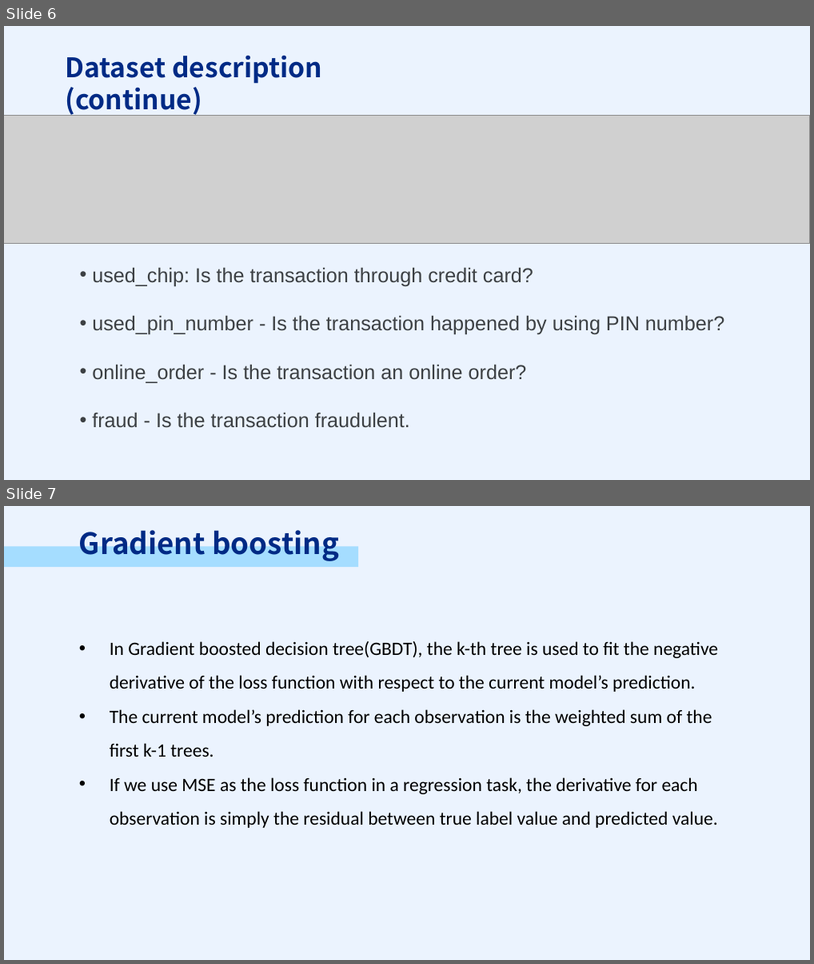
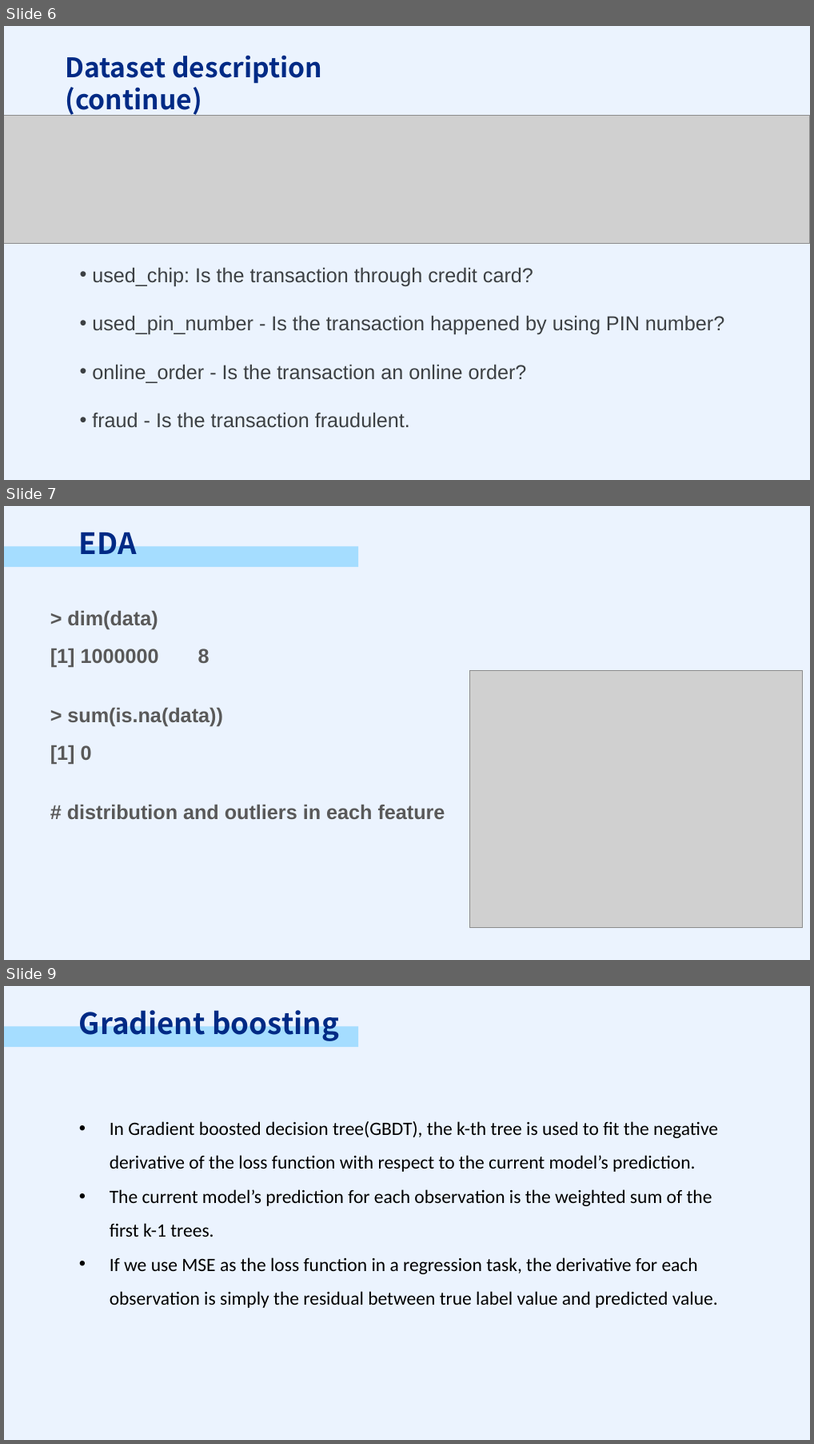
Before and after one commit to PSTAT197-F23/PSTAT197A_FP_Group1, a slide deck: scripts/drafts/PRESENTATION.pptx. Shown one above the other, each under a label of ours: slides 6 and 7 before the commit, slides 6, 7 and 9 after it; the slides between them are not shown. The pictures are 814x964 and 814x1444 pixels, drawn with LibreOffice and Linux fonts; fonts in the diff are those of the drawing; grey boxes stand for pictures. Boxes give left, top, right and bottom in pixels: in the first picture for what was removed or moved away, otherwise in the second. Text is boxed around its words. In the diff, an @@ line names an element or a change of style, - is before the commit and + after.

```diff
--- a/scripts/drafts/PRESENTATION.pptx
+++ b/scripts/drafts/PRESENTATION.pptx
@@ slide 7 added at <box>4,506,810,960</box>, background #EBF3FE @@
@@ text added at <box>79,524,137,554</box>, 26.2 pt, text #002A85, bold @@
+EDA
@@ rectangle added at <box>4,546,359,568</box>, fill #A5DDFF @@
@@ text added at <box>50,610,446,819</box>, 18 pt, text #595959, bold @@
+> dim(data)
+[1] 1000000 8
+> sum(is.na(data))
+[1] 0
+# distribution and outliers in each feature
@@ picture added at <box>470,671,803,928</box> @@
@@ what was slide 7 is now slide 9 @@
```
Also in this commit, not shown: 1 other slide added.
